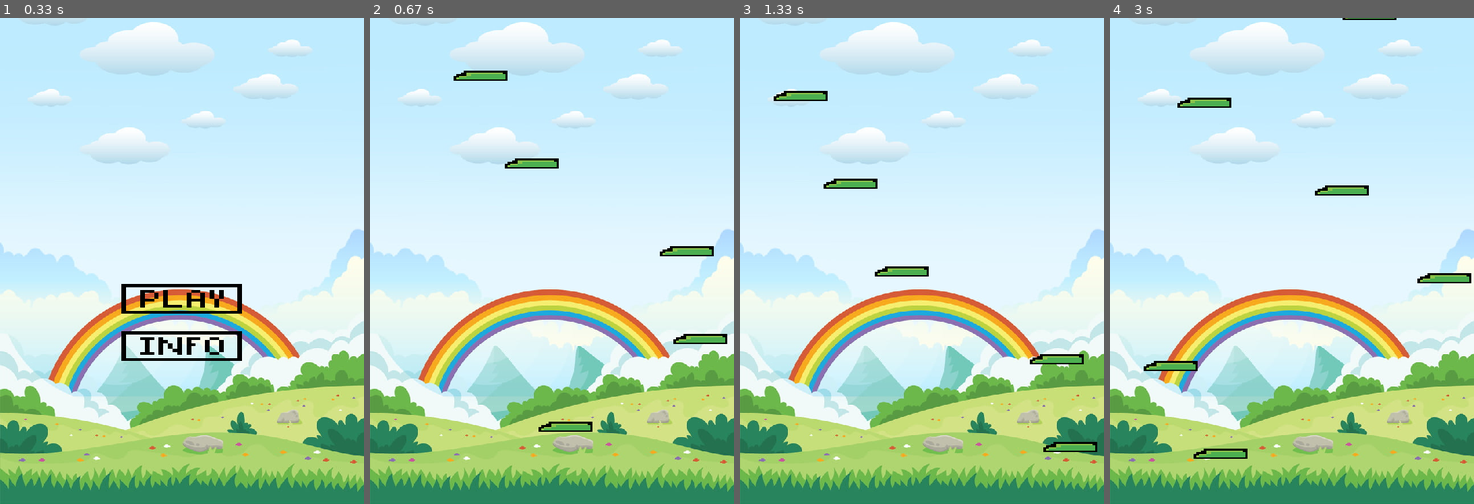
Above: before the commit, frames 1-4 (left to right).
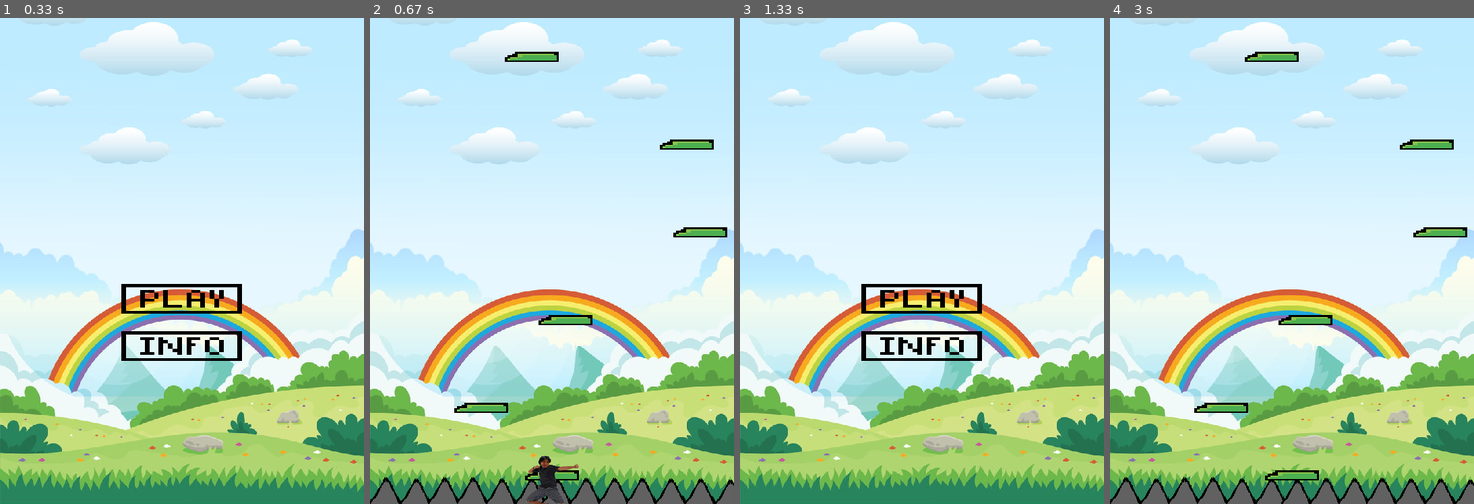
Above: after the commit, the same moments.

Repository: insper-classroom/devlife-23-1-projeto-pygame-henrique-junqueira-luca-feltrin
Game: pygame game, started from jogo.py
Two runs of this game, one before a commit and one after it. Both use one fixed random seed, a clock stepped at 60 frames per second and the inputs below.
Inputs (mouse positions are in pixels of both pictures, inside the frame that each line leads up to):
- Up to frame 1 (0.33 s): no input
- Up to frame 2 (0.67 s): click (552, 299) at 0.38 s
- Up to frame 3 (1.33 s): click (922, 343) at 0.72 s; click (758, 32) at 1.05 s
- Up to frame 4 (3 s): hold Space 1.33-1.8 s; hold D 1.33-1.8 s; click (1292, 299) at 2.88 s

Frame 1 is identical in both runs. In frame 2, 6.6% of the frame differs, in the area x 0-100%, y 6-100%; in frame 3, 3.2%; in frame 4, 6.4%.

Commit message:
Etapa final jogo

Diff:
--- a/classes.py
+++ b/classes.py
@@ -13,32 +13,47 @@
         imagem_fundo = pygame.transform.scale(pygame.image.load('assets/imagem_fundo_pygame.jpg'), (540,720))
         botao_info = pygame.transform.scale(pygame.image.load('assets/botao_info.png'),(220,140))
         botao_play = pygame.transform.scale(pygame.image.load('assets/botao_play.png'),(220,140))
-        plataforma = pygame.transform.scale(pygame.image.load('assets/plataforma.png'),(80,20))
+        plataforma = pygame.transform.scale(pygame.image.load('assets/plataforma.png'),(80,15))
+        espinho = pygame.transform.scale(pygame.image.load('assets/espinho.png'),(540,40))
+        seta = pygame.transform.scale(pygame.image.load('assets/seta_pygame.png'),(50,50))
+        instru = pygame.transform.scale(pygame.image.load('assets/instru.png'),(270,360))
+        teclas = pygame.transform.scale(pygame.image.load('assets/teclas.png'),(270,173))
+        chegada = pygame.image.load('assets/chegada.png')
 
         self.state = {
             'tela_inicio':True,
             'tela_jogo':False,
             'tela_gameover': False,
             'desce_tela': False,
+            'tela_info': False,
             'desce_tela_num':0,
             'plataformas': [],
             'rect_plataformas':[],
-            'pulou': True
-
+            't0' : 0,
+            'tempo': 0,
+            'colidiu': False,
+            'altura': 0,
+            'pulou': True,
+            'pulos':0,
+            'chegada' :-16200
         }
 
         self.assets = {
             'botao_play':botao_play,
-            'rect_play': pygame.Rect(180,360,220,100),
+            'rect_play': pygame.Rect(180,400,180,35),
+            'rect_info':pygame.Rect(180,465,180,40),
+            'rect_seta':pygame.Rect(0,0,50,50),
             'botao_info':botao_info,
             'plataforma':plataforma,
             'imagem_fundo': imagem_fundo,
             'toshi':imagem_toshi,
-            't0' : 0,
-            'tempo': 0,
-            'colidiu': False,
-            'altura': 0
+            'espinho' : espinho,
+            'seta':seta,
+            'instru':instru,
+            'teclas':teclas,
+            'chegada':chegada
         }
+
 
         with open('plataformas.txt','r') as arquivo:
             linhas = arquivo.readlines()
@@ -46,30 +61,46 @@
                 coord = linha.split(',')
                 self.state['plataformas'].append(pygame.Rect(int(coord[0]),int(coord[1]),80,15))
 
-        self.personagem = Personagem(self.window, [230, 300] , self.assets)
+
+        self.personagem = Personagem(self.window, [230, 550] , self.assets, self.state)
+
 
     def atualiza_estado(self):
         pygame.time.Clock().tick(120)
         t1 = pygame.time.get_ticks()
-        tempo = t1- self.assets['t0'] if self.assets['t0']>=0 else t1
-        self.assets['t0'] = t1
-        self.assets['tempo'] = tempo/1000
+        tempo = t1- self.state['t0'] if self.state['t0']>=0 else t1
+        self.state['t0'] = t1
+        self.state['tempo'] = tempo/1000
 
         mouse_pos = pygame.mouse.get_pos()
 
         altura1 = self.personagem.rect.y
-        if altura1 == self.assets['altura'] or self.assets['colidiu']:
+        if altura1 == self.state['altura'] or self.state['colidiu']:
             pode_pular = True
         else:
             pode_pular = False
-        self.assets['altura'] = self.personagem.rect.y
+        self.state['altura'] = self.personagem.rect.y
+
+        if self.personagem.rect.y < 225:
+            self.state['desce_tela'] = True
+
 
         for event in pygame.event.get():
             if event.type == pygame.MOUSEBUTTONDOWN:
                 if self.assets['rect_play'].collidepoint(mouse_pos):
                     self.state['tela_inicio'] = False
+                    self.state['tela_info'] = False
                     self.state['tela_jogo'] = True
 
+                if self.assets['rect_info'].collidepoint(mouse_pos):
+                    self.state['tela_inicio'] = False
+                    self.state['tela_jogo'] = False
+                    self.state['tela_info'] = True
+
+                if self.assets['rect_seta'].collidepoint(mouse_pos):
+                    self.state['tela_inicio'] = True
+                    self.state['tela_jogo'] = False
+                    self.state['tela_info'] = False
 
             if event.type == pygame.QUIT:
                 return False
@@ -81,38 +112,43 @@
                 if event.key == pygame.K_SPACE and pode_pular:
                     self.state['pulou'] = True
                     self.personagem.gravidade = -15
+                    self.state['pulos'] +=1
 
             if event.type == pygame.KEYUP:
                 if event.key == pygame.K_a:
                     self.personagem.velocidade +=800
                 if event.key == pygame.K_d:
                     self.personagem.velocidade -=800
-                if event.key == pygame.K_w:
-                    self.state['desce_tela'] = False
-
-
-        for coord in self.state['plataformas']:
-            coord.y+=2
+
+        if self.state['desce_tela']:
+            for coord in self.state['plataformas']:
+                coord.y += 3
+            self.state['chegada'] += 3
 
 
         self.personagem.update()
 
+        rect_chegada = pygame.Rect(0,self.state['chegada'],540,50)
 
         test = False
         for plataforma in self.state['plataformas']:
+            if plataforma.y >=700:
+                self.state['plataformas'].remove(plataforma)
             if plataforma.top <= self.personagem.rect.bottom:
                 if plataforma.colliderect(self.personagem.rect):
                     if self.personagem.alt < plataforma.y - 100 :
-                        self.assets['colidiu'] = True
+                        self.state['colidiu'] = True
                         test = True
                         self.personagem.rect.bottom = plataforma.top+4
         if (not test):
-            self.assets['colidiu'] = False
+            self.state['colidiu'] = False
+
+        # if rect_chegada.colliderect(self.personagem.rect):
+
 
 
         self.personagem.muda_posicao()
 
-        print(self.personagem.gravidade)
 
         return True
 
@@ -124,12 +160,27 @@
 
             pygame.display.update()
 
+        if self.state['tela_info']:
+            self.window.blit(self.assets['imagem_fundo'],(0,0))
+            self.window.blit(self.assets['seta'],(0,0))
+            self.window.blit(self.assets['instru'],(135,60))
+            self.window.blit(self.assets['teclas'],(135,330))
+
+            pygame.display.update()
+
         if self.state['tela_jogo']:
             self.window.blit(self.assets['imagem_fundo'],(0,0))
+            self.window.blit(self.assets['espinho'],(0,680))
 
             for coord in self.state['plataformas']:
-                plat = Plataformas(self.window,80,15,coord.x,coord.y)
+                plat = Plataformas(self.window,80,15,coord.x,coord.y, self.assets)
                 plat.desenha_plataformas()
+
+            chegada = Chegada(self.window,540,50,0,self.state['chegada'],self.assets,self.state)
+            chegada.desenha_chegada()
+
+
+
 
             self.personagem.desenha()
             pygame.display.update()
@@ -140,15 +191,16 @@
 
 
 class Personagem:
-    def __init__(self, window, pos,assets,):
+    def __init__(self, window, pos, assets, state):
         self.vida = 3
         self.rect = pygame.Rect(pos[0], pos[1], 80, 100)
         self.velocidade = 0
         self.window = window
-        self.assets = assets
+        self.state = state
         self.gravidade = 0
         self.alt = 1000
-        self.colidiu = assets['colidiu']
+        self.assets = assets
+        self.colidiu = state['colidiu']
 
     def desenha(self):
         self.window.blit(self.assets['toshi'],(self.rect.x,self.rect.y ))
@@ -163,30 +215,47 @@
 
         if self.gravidade <= 0:
             self.alt = self.rect.y
-        self.rect.x += self.velocidade*self.assets['tempo']
+        self.rect.x += self.velocidade*self.state['tempo']
 
     def muda_posicao(self):
         if self.rect.x >= 540:
             self.rect.x = 1
         if self.rect.x <= 0:
             self.rect.x = 530
-        if self.rect.y >= 700:
+        if self.state['pulos'] == 0:
+            if self.rect.x>= 230 and self.rect.x<= 310:
+                if self.rect.y >= 570:
+                    self.gravidade = 0
+        if self.state['colidiu']:
             self.gravidade = 0
-        if self.assets['colidiu']:
-            self.gravidade = 0
 
 
 
 
 class Plataformas:
-    def __init__(self,window,width,height,coord_x,coord_y):
+    def __init__(self,window,width,height,coord_x,coord_y, assets):
         self.window = window
         self.width = width
         self.height = height
         self.x = coord_x
         self.y = coord_y
+        self.assets = assets
 
 
     def desenha_plataformas(self):
-        plataforma = pygame.transform.scale(pygame.image.load('assets/plataforma.png'),(self.width,self.height))
-        self.window.blit(plataforma,(self.x,self.y))
+        self.window.blit(self.assets['plataforma'],(self.x,self.y))
+
+
+class Chegada:
+    def __init__(self,window,width,height,coord_x,coord_y,assets,state):
+        self.window = window
+        self.width = width
+        self.height = height
+        self.x = coord_x
+        self.y = coord_y
+        self.assets = assets
+        self.state = state
+
+
+    def desenha_chegada(self):
+        self.window.blit(self.assets['chegada'],(self.x,self.y))
--- a/plataformas.txt
+++ b/plataformas.txt
@@ -10,3 +10,121 @@
 304,-470
 100,-600
 345,-730
+388,-860
+98,-990
+479,-1120
+296,-1250
+131,-1380
+54,-1510
+522,-1640
+300,-1770
+262,-1900
+442,-2030
+24,-2160
+487,-2290
+400,-2420
+225,-2550
+529,-2680
+311,-2810
+69,-2940
+37,-3070
+333,-3200
+16,-3330
+449,-3460
+422,-3590
+86,-3720
+70,-3850
+45,-3980
+90,-4110
+442,-4240
+264,-4370
+450,-4500
+232,-4630
+13,-4760
+7,-4890
+21,-5020
+284,-5150
+10,-5280
+243,-5410
+405,-5540
+97,-5670
+60,-5800
+321,-5930
+144,-6060
+10,-6190
+345,-6320
+28,-6450
+408,-6580
+76,-6710
+407,-6840
+382,-6970
+143,-7100
+299,-7230
+455,-7360
+184,-7490
+397,-7620
+385,-7750
+218,-7880
+99,-8010
+112,-8140
+343,-8270
+314,-8400
+219,-8530
+337,-8660
+532,-8790
+387,-8920
+101,-9050
+532,-9180
+222,-9310
+54,-9440
+355,-9570
+44,-9700
+128,-9830
+328,-9960
+197,-10090
+305,-10220
+452,-10350
+164,-10480
+469,-10610
+71,-10740
+292,-10870
+327,-11000
+500,-11130
+118,-11260
+256,-11390
+445,-11520
+170,-11650
+76,-11780
+155,-11910
+60,-12040
+177,-12170
+157,-12300
+362,-12430
+421,-12560
+188,-12690
+60,-12820
+416,-12950
+151,-13080
+175,-13210
+321,-13340
+130,-13470
+491,-13600
+283,-13730
+70,-13860
+146,-13990
+156,-14120
+393,-14250
+352,-14380
+182,-14510
+21,-14640
+358,-14770
+159,-14900
+208,-15030
+243,-15160
+493,-15290
+99,-15420
+24,-15550
+131,-15680
+274,-15810
+12,-15940
+434,-16070
Binary file added: assets/chegada.png
Binary file added: assets/espinho.png
Binary file added: assets/instru.png
Binary file added: assets/seta_pygame.png
Binary file added: assets/teclas.png
